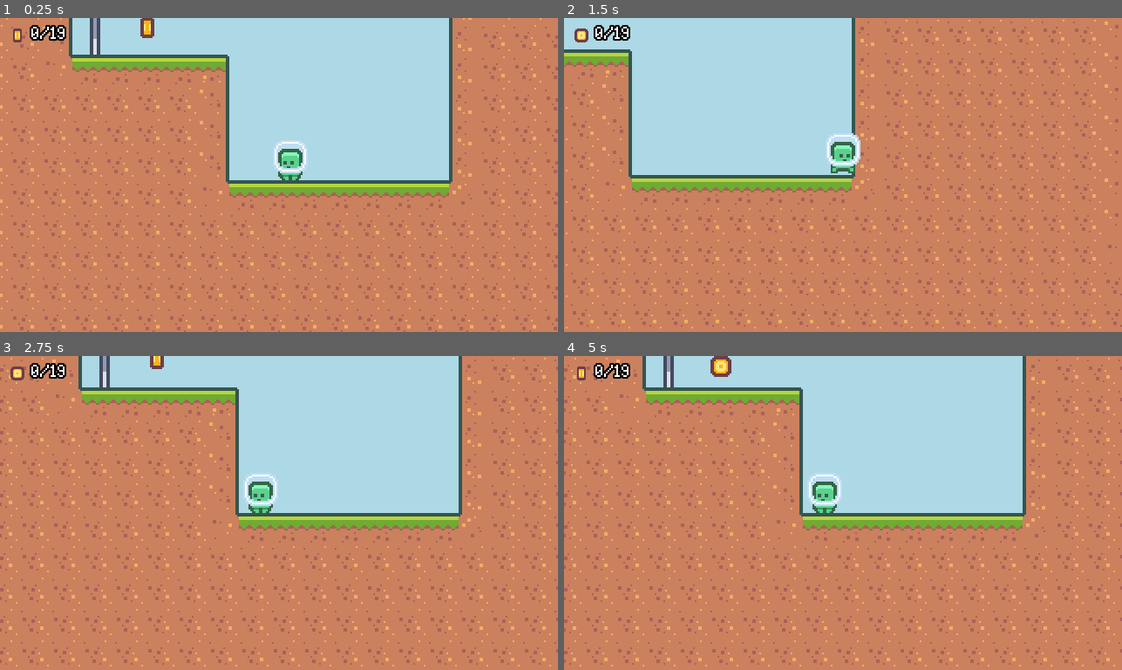
Above: before the commit, frames 1-4 (two rows, left to right).
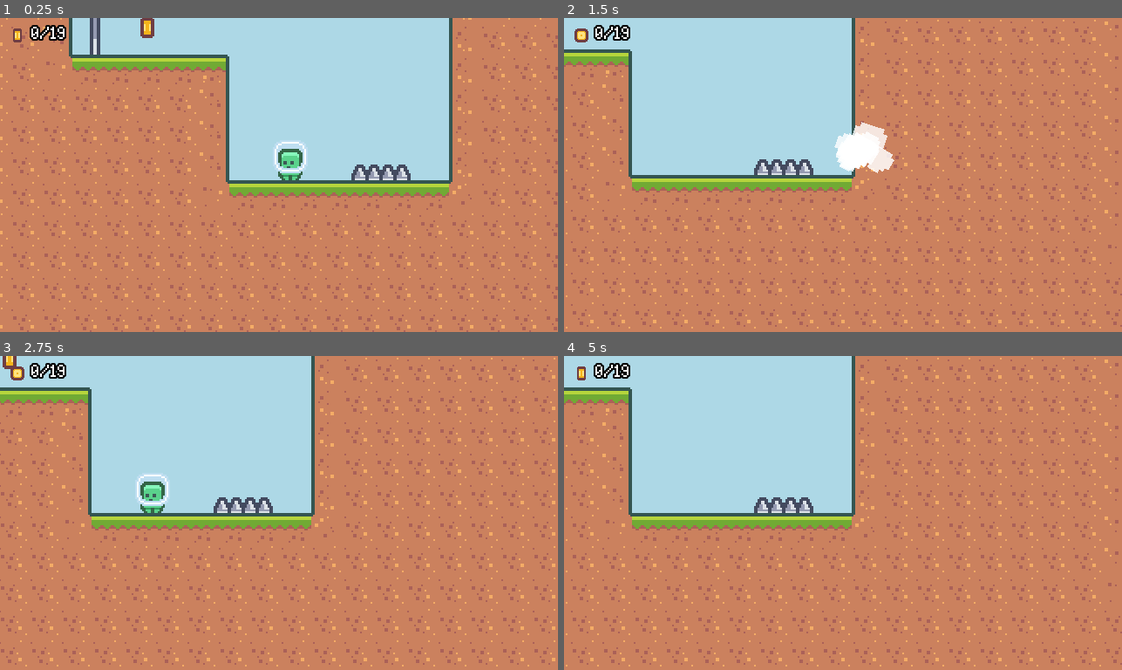
Above: after the commit, the same moments.

Repository: rprav-n/2D-Platformer
Game: Godot game, scene res://scenes/main/main.tscn
The game is run twice, just before and just after one commit, with the same random seed, the same clock (stepped at 60 frames per second) and the same inputs.
Inputs:
- Up to frame 1 (0.25 s): no input
- Up to frame 2 (1.5 s): hold Right (move_right) from 0.53 s (still down); tap Shift (dash) at 0.6, 1.35 s; tap Space (jump) at 0.77 s
- Up to frame 3 (2.75 s): tap Space (jump) at 1.52 s; release Right (move_right) at 2.03 s; hold A (move_left) from 2.03 s (still down); tap Shift (dash) at 2.1 s
- Up to frame 4 (5 s): release A (move_left) at 2.78 s; hold Right (move_right) 2.78-4.28 s; tap Shift (dash) at 2.85, 3.6, 4.35 s; tap Space (jump) at 3.02, 3.77, 4.52 s; hold A (move_left) from 4.28 s (still down)

The runs differ from the first frame. In frame 1, 0.5% of the frame differs, in the area x 62-74%, y 46-52%; in frame 2, 1.7%; in frame 3, 37%; in frame 4, 42%, in the area x 0-100%, y 0-99%.

Commit message:
Added player death animation

Diff:
--- a/scenes/base_level/base_level.gd
+++ b/scenes/base_level/base_level.gd
@@ -45,6 +45,7 @@
 
 func _on_player_died():
 	current_player.queue_free()
+	await get_tree().create_timer(2).timeout
 	create_player()
 
 
--- a/scenes/levels/level_001.tscn
+++ b/scenes/levels/level_001.tscn
@@ -101,35 +101,41 @@
 [node name="Spikes" parent="Hazards" index="0" instance=ExtResource("3_q78tr")]
 position = Vector2(208, -90)
 
-[node name="Spikes8" parent="Hazards" index="1" instance=ExtResource("3_q78tr")]
+[node name="Spikes12" parent="Hazards" index="1" instance=ExtResource("3_q78tr")]
+position = Vector2(131, 36)
+
+[node name="Spikes13" parent="Hazards" index="2" instance=ExtResource("3_q78tr")]
+position = Vector2(115, 36)
+
+[node name="Spikes8" parent="Hazards" index="3" instance=ExtResource("3_q78tr")]
 position = Vector2(333, 72)
 
-[node name="Spikes9" parent="Hazards" index="2" instance=ExtResource("3_q78tr")]
+[node name="Spikes9" parent="Hazards" index="4" instance=ExtResource("3_q78tr")]
 position = Vector2(349, 72)
 
-[node name="Spikes10" parent="Hazards" index="3" instance=ExtResource("3_q78tr")]
+[node name="Spikes10" parent="Hazards" index="5" instance=ExtResource("3_q78tr")]
 position = Vector2(874, -72)
 
-[node name="Spikes11" parent="Hazards" index="4" instance=ExtResource("3_q78tr")]
+[node name="Spikes11" parent="Hazards" index="6" instance=ExtResource("3_q78tr")]
 position = Vector2(890, -72)
 
-[node name="Spikes2" parent="Hazards" index="5" instance=ExtResource("3_q78tr")]
+[node name="Spikes2" parent="Hazards" index="7" instance=ExtResource("3_q78tr")]
 position = Vector2(224, -90)
 
-[node name="Spikes3" parent="Hazards" index="6" instance=ExtResource("3_q78tr")]
+[node name="Spikes3" parent="Hazards" index="8" instance=ExtResource("3_q78tr")]
 position = Vector2(414, -90)
 
-[node name="Spikes4" parent="Hazards" index="7" instance=ExtResource("3_q78tr")]
+[node name="Spikes4" parent="Hazards" index="9" instance=ExtResource("3_q78tr")]
 position = Vector2(431, -90)
 
-[node name="Spikes5" parent="Hazards" index="8" instance=ExtResource("3_q78tr")]
+[node name="Spikes5" parent="Hazards" index="10" instance=ExtResource("3_q78tr")]
 position = Vector2(397, -90)
 
-[node name="Spikes6" parent="Hazards" index="9" instance=ExtResource("3_q78tr")]
+[node name="Spikes6" parent="Hazards" index="11" instance=ExtResource("3_q78tr")]
 position = Vector2(612, -126)
 rotation = -1.57079
 
-[node name="Spikes7" parent="Hazards" index="10" instance=ExtResource("3_q78tr")]
+[node name="Spikes7" parent="Hazards" index="12" instance=ExtResource("3_q78tr")]
 position = Vector2(774, -127)
 rotation = 1.57079
 
--- a/scenes/player/player.gd
+++ b/scenes/player/player.gd
@@ -3,6 +3,8 @@
 extends CharacterBody2D
 
 signal died
+
+var player_death_scene: PackedScene = preload("res://scenes/player_death/player_death.tscn")
 
 enum State { NORMAL, DASHING }
 
@@ -23,6 +25,7 @@
 var is_new_state: bool = true
 
 var default_hazard_mask: int = 0
+var is_dying: bool = false
 
 @onready var animated_sprite_2d: AnimatedSprite2D = $AnimatedSprite2D
 @onready var coyote_timer: Timer = $CoyoteTimer
@@ -31,6 +34,7 @@
 
 
 func _ready():
+	is_dying = false
 	default_hazard_mask = hazard_area.collision_mask
 
 
@@ -131,4 +135,15 @@
 
 
 func _on_hazard_area_area_entered(_area: Area2D):
+	call_deferred("kill")
+
+
+func kill():
+	if is_dying: return
+	is_dying = true
+	var player_death_instance: PlayerDeath = player_death_scene.instantiate() as PlayerDeath
+	player_death_instance.velocity = velocity
+	get_parent().add_child(player_death_instance)
+	player_death_instance.global_position = global_position
+
 	emit_signal("died")
--- a/scenes/player/player.tscn
+++ b/scenes/player/player.tscn
@@ -56,6 +56,7 @@
 one_shot = true
 
 [node name="PickupArea" type="Area2D" parent="."]
+visible = false
 collision_layer = 4
 collision_mask = 0
 
@@ -64,6 +65,7 @@
 shape = SubResource("CircleShape2D_oyoq8")
 
 [node name="HazardArea" type="Area2D" parent="."]
+visible = false
 collision_layer = 0
 collision_mask = 72
 
@@ -78,10 +80,12 @@
 offset = Vector2(0, -12)
 
 [node name="CollisionShape2D" type="CollisionShape2D" parent="."]
+visible = false
 position = Vector2(0, -8)
 shape = SubResource("RectangleShape2D_wmosc")
 
 [node name="DashArea" type="Area2D" parent="."]
+visible = false
 position = Vector2(0, -11)
 collision_layer = 2
 collision_mask = 0
--- /dev/null
+++ b/scenes/player_death/player_death.gd
@@ -0,0 +1,22 @@
+class_name PlayerDeath
+
+extends CharacterBody2D
+
+const FRICTION: int = 100
+const GRAVITY: int = 900
+
+@onready var visuals: Node2D = $Visuals
+
+
+func _ready():
+	if velocity.x < 0:
+		visuals.scale.x = -1
+
+
+func _process(delta: float):
+	velocity.y += GRAVITY * delta
+	move_and_slide()
+
+	velocity = velocity.move_toward(Vector2.ZERO, FRICTION * delta)
+
+	GameEvent.player_position.emit(global_position)
--- /dev/null
+++ b/scenes/player_death/player_death.tscn
@@ -0,0 +1,177 @@
+[gd_scene load_steps=14 format=3 uid="uid://c81rcqtb2y8qh"]
+
+[ext_resource type="Texture2D" uid="uid://2kjq3ui5hl43" path="res://assets/player/character_0000.png" id="1_k016g"]
+[ext_resource type="Script" path="res://scenes/player_death/player_death.gd" id="1_unhor"]
+[ext_resource type="Texture2D" uid="uid://cgcbb8pndi1dn" path="res://assets/effects/particles.png" id="3_dya7f"]
+
+[sub_resource type="Animation" id="Animation_j1vgj"]
+resource_name = "death"
+length = 2.0
+step = 0.05
+tracks/0/type = "value"
+tracks/0/imported = false
+tracks/0/enabled = true
+tracks/0/path = NodePath("Visuals/Sprite2D:rotation")
+tracks/0/interp = 2
+tracks/0/loop_wrap = true
+tracks/0/keys = {
+"times": PackedFloat32Array(0, 0.25),
+"transitions": PackedFloat32Array(3, 1),
+"update": 0,
+"values": [0.0, 1.5708]
+}
+tracks/1/type = "value"
+tracks/1/imported = false
+tracks/1/enabled = true
+tracks/1/path = NodePath("Visuals/Sprite2D:position")
+tracks/1/interp = 2
+tracks/1/loop_wrap = true
+tracks/1/keys = {
+"times": PackedFloat32Array(0, 0.15, 0.3),
+"transitions": PackedFloat32Array(1, 3, 1),
+"update": 0,
+"values": [Vector2(0, 0), Vector2(0, -12), Vector2(0, -8)]
+}
+tracks/2/type = "value"
+tracks/2/imported = false
+tracks/2/enabled = true
+tracks/2/path = NodePath("Visuals/Sprite2D:scale")
+tracks/2/interp = 2
+tracks/2/loop_wrap = true
+tracks/2/keys = {
+"times": PackedFloat32Array(0, 0.1, 0.2, 0.5),
+"transitions": PackedFloat32Array(1, 1, 1, 1),
+"update": 0,
+"values": [Vector2(1, 1), Vector2(1.1, 1.1), Vector2(0.9, 0.9), Vector2(1, 1)]
+}
+tracks/3/type = "value"
+tracks/3/imported = false
+tracks/3/enabled = true
+tracks/3/path = NodePath("Visuals/GPUParticles2D:emitting")
+tracks/3/interp = 2
+tracks/3/loop_wrap = true
+tracks/3/keys = {
+"times": PackedFloat32Array(0, 0.4),
+"transitions": PackedFloat32Array(1, 1),
+"update": 1,
+"values": [false, true]
+}
+tracks/4/type = "method"
+tracks/4/imported = false
+tracks/4/enabled = true
+tracks/4/path = NodePath(".")
+tracks/4/interp = 1
+tracks/4/loop_wrap = true
+tracks/4/keys = {
+"times": PackedFloat32Array(2),
+"transitions": PackedFloat32Array(1),
+"values": [{
+"args": [],
+"method": &"queue_free"
+}]
+}
+tracks/5/type = "value"
+tracks/5/imported = false
+tracks/5/enabled = true
+tracks/5/path = NodePath("Visuals/Sprite2D:visible")
+tracks/5/interp = 1
+tracks/5/loop_wrap = true
+tracks/5/keys = {
+"times": PackedFloat32Array(0, 0.6),
+"transitions": PackedFloat32Array(1, 1),
+"update": 1,
+"values": [true, false]
+}
+
+[sub_resource type="Animation" id="Animation_qv651"]
+length = 0.001
+tracks/0/type = "value"
+tracks/0/imported = false
+tracks/0/enabled = true
+tracks/0/path = NodePath("Visuals/Sprite2D:rotation")
+tracks/0/interp = 1
+tracks/0/loop_wrap = true
+tracks/0/keys = {
+"times": PackedFloat32Array(0),
+"transitions": PackedFloat32Array(1),
+"update": 0,
+"values": [0.0]
+}
+
+[sub_resource type="AnimationLibrary" id="AnimationLibrary_jl4hw"]
+_data = {
+"RESET": SubResource("Animation_qv651"),
+"death": SubResource("Animation_j1vgj")
+}
+
+[sub_resource type="RectangleShape2D" id="RectangleShape2D_7xgne"]
+size = Vector2(10, 16)
+
+[sub_resource type="CanvasItemMaterial" id="CanvasItemMaterial_xwtll"]
+particles_animation = true
+particles_anim_h_frames = 3
+particles_anim_v_frames = 1
+particles_anim_loop = false
+
+[sub_resource type="Gradient" id="Gradient_csdwq"]
+offsets = PackedFloat32Array(0.0157895, 1)
+colors = PackedColorArray(1, 1, 1, 1, 1, 1, 1, 0.392157)
+
+[sub_resource type="GradientTexture1D" id="GradientTexture1D_an1xo"]
+gradient = SubResource("Gradient_csdwq")
+
+[sub_resource type="Curve" id="Curve_ldopg"]
+_data = [Vector2(0, 0), 0.0, 0.0, 0, 0, Vector2(0.2, 1), 0.0, 0.0, 0, 0, Vector2(0.800905, 1), 0.0, 0.0, 0, 0, Vector2(1, 0), 0.0, 0.0, 0, 0]
+point_count = 4
+
+[sub_resource type="CurveTexture" id="CurveTexture_7tles"]
+curve = SubResource("Curve_ldopg")
+
+[sub_resource type="ParticleProcessMaterial" id="ParticleProcessMaterial_w366q"]
+particle_flag_disable_z = true
+direction = Vector3(0, -1, 0)
+spread = 90.0
+gravity = Vector3(0, -15, 0)
+initial_velocity_min = 20.0
+initial_velocity_max = 30.0
+angular_velocity_min = 180.0
+angular_velocity_max = 180.0
+orbit_velocity_min = 0.0
+orbit_velocity_max = 0.0
+scale_max = 3.0
+scale_curve = SubResource("CurveTexture_7tles")
+color_ramp = SubResource("GradientTexture1D_an1xo")
+anim_offset_min = 1.0
+anim_offset_max = 1.0
+
+[node name="PlayerDeath" type="CharacterBody2D"]
+collision_layer = 0
+script = ExtResource("1_unhor")
+
+[node name="AnimationPlayer" type="AnimationPlayer" parent="."]
+autoplay = "death"
+libraries = {
+"": SubResource("AnimationLibrary_jl4hw")
+}
+
+[node name="CollisionShape2D" type="CollisionShape2D" parent="."]
+position = Vector2(0, -8)
+shape = SubResource("RectangleShape2D_7xgne")
+
+[node name="Visuals" type="Node2D" parent="."]
+
+[node name="Sprite2D" type="Sprite2D" parent="Visuals"]
+texture = ExtResource("1_k016g")
+offset = Vector2(0, -12)
+
+[node name="GPUParticles2D" type="GPUParticles2D" parent="Visuals"]
+material = SubResource("CanvasItemMaterial_xwtll")
+position = Vector2(12, -8)
+emitting = false
+amount = 15
+process_material = SubResource("ParticleProcessMaterial_w366q")
+texture = ExtResource("3_dya7f")
+lifetime = 1.2
+one_shot = true
+explosiveness = 0.9
+randomness = 1.0
Binary file added: assets/effects/particles.png
Not shown, added: assets/effects/particles.png.import
